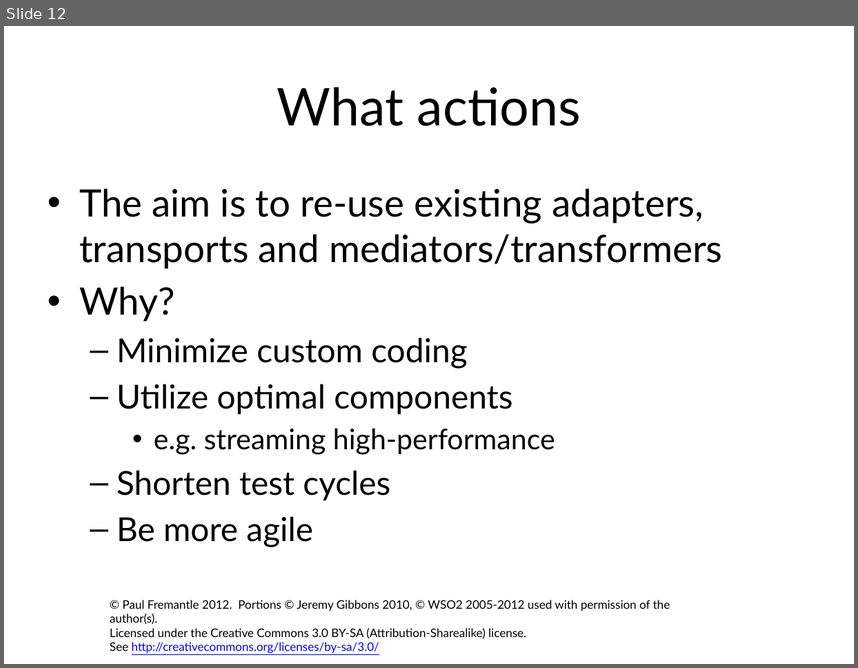
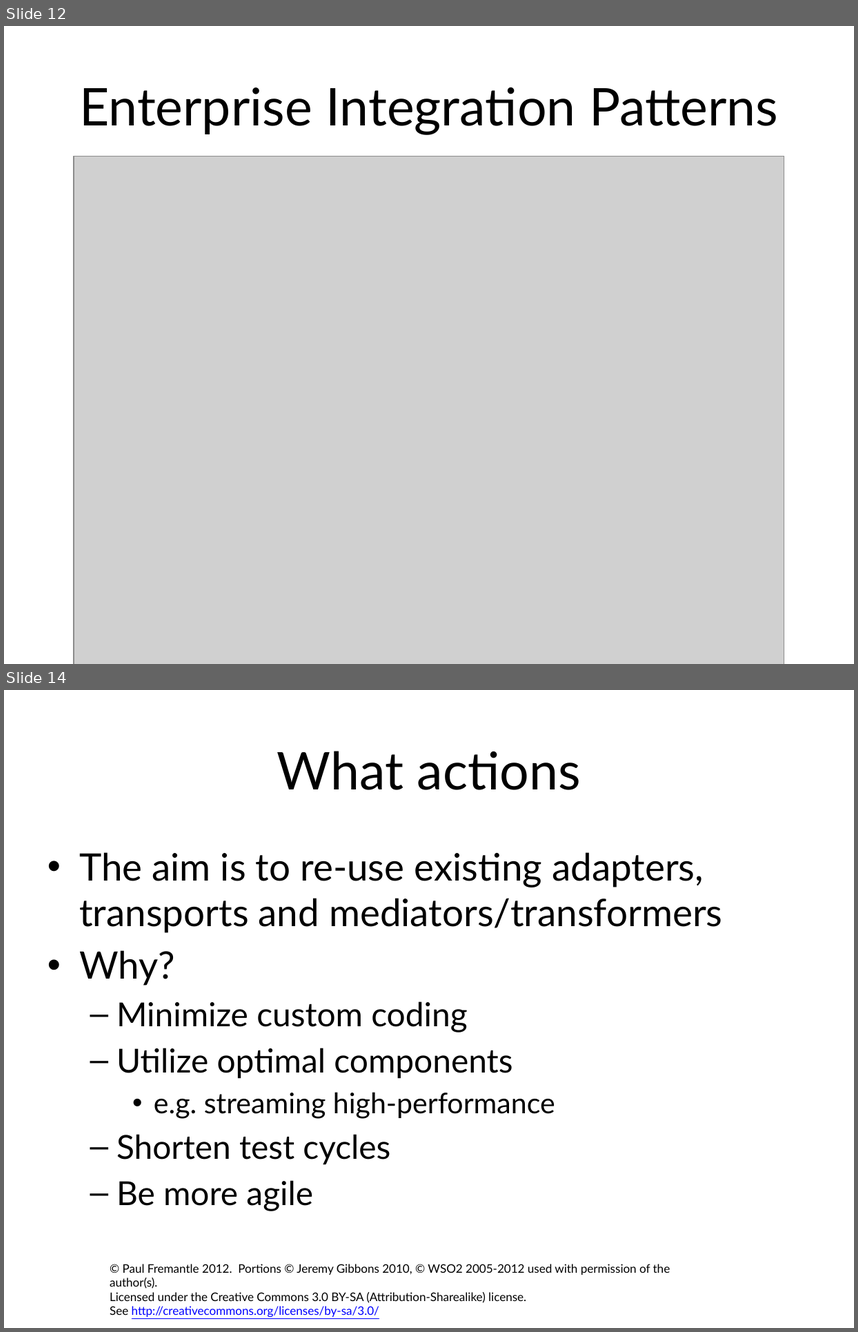
Before and after one commit to pzfreo/ox-soa-old, a slide deck: presentations/06-ESB.pptx. Shown one above the other, each under a label of ours: slide 12 before the commit, slides 12 and 14 after it; the slides between them are not shown. The pictures are 858x668 and 858x1332 pixels, drawn with LibreOffice and Linux fonts; fonts in the diff are those of the drawing; grey boxes stand for pictures; background and template pictures are left out. Boxes give left, top, right and bottom in pixels: in the first picture for what was removed or moved away, otherwise in the second. Text is boxed around its words. In the diff, an @@ line names an element or a change of style, - is before the commit and + after.

```diff
--- a/presentations/06-ESB.pptx
+++ b/presentations/06-ESB.pptx
@@ slide 12 added at (4,26,854,664), background #FFFFFF @@
@@ title added at (79,87,778,134), 44 pt, text #000000 @@
+Enterprise Integration Patterns
@@ picture added at (74,156,784,664) @@
@@ what was slide 12 is now slide 14 @@
```
Also in this commit, not shown: 7 other slides added, 1 other file.
